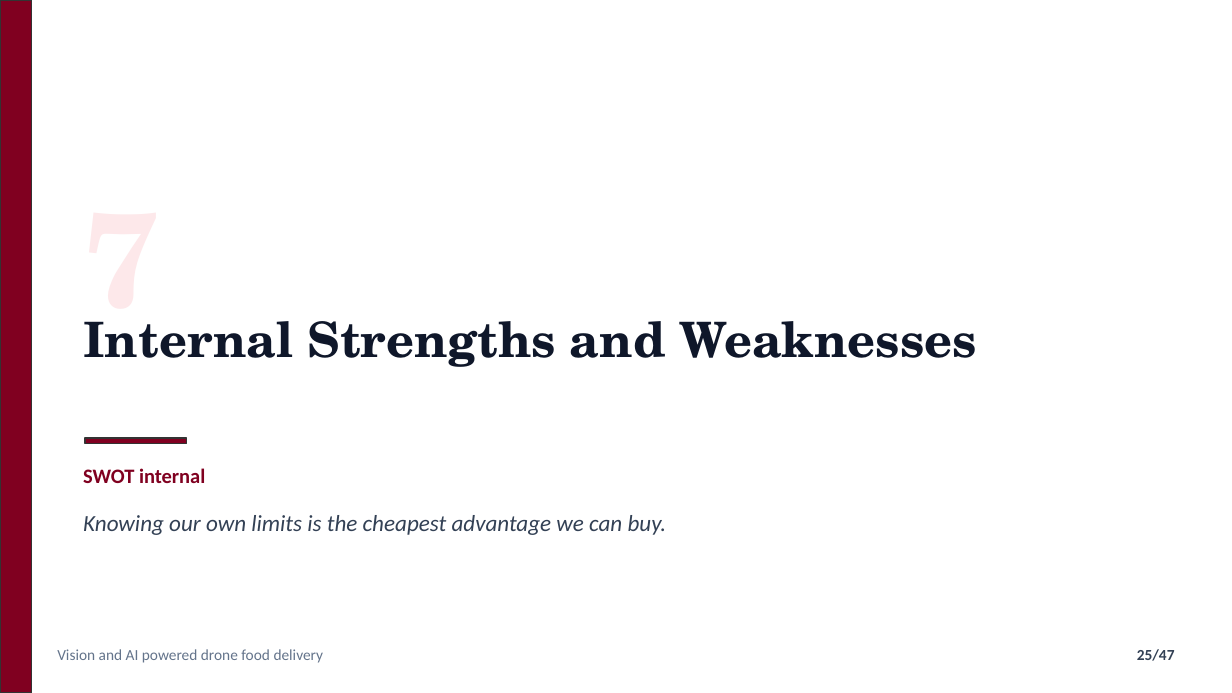
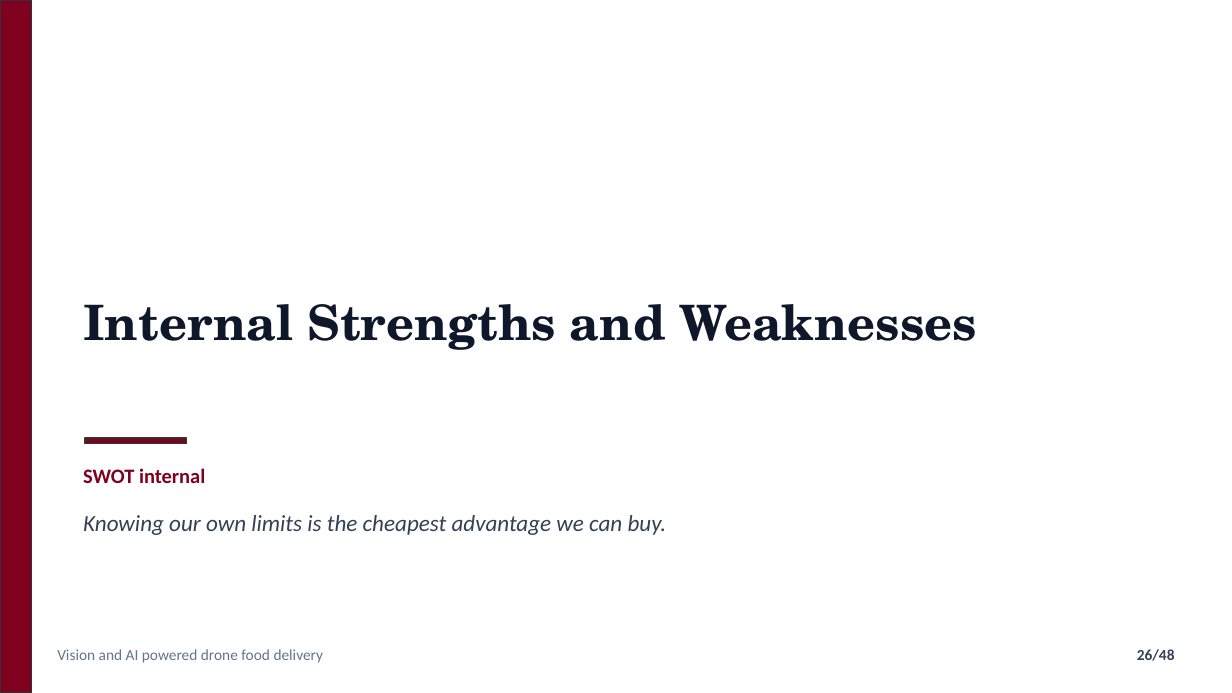
Before and after one commit to nafiskabbo/presentation-hum, a slide deck: slide 26 of output/AeroSetu_Group_Presentation-v1.pptx (slide 25 before the commit). Drawn at 1232x693 pixels with LibreOffice and Linux fonts; fonts in the diff are those of the drawing. Boxes give left, top, right and bottom in pixels: in the first picture for what was removed or moved away, otherwise in the second. Text is boxed around its words. In the diff, an @@ line names an element or a change of style, - is before the commit and + after.

```diff
--- a/output/AeroSetu_Group_Presentation-v1.pptx
+++ b/output/AeroSetu_Group_Presentation-v1.pptx
@@ text "Internal Strengths and Weaknesses": place and size @@
-text "Internal Strengths and Weaknesses" at (83, 321, 977, 367)
+text "Internal Strengths and Weaknesses" at (83, 304, 977, 350)
@@ text "Internal Strengths and Weaknesses" at (83, 304, 977, 350): vertical alignment top to middle @@
@@ text removed at (83, 321, 160, 351) @@
-7
@@ page number at (1137, 649, 1175, 661): text changed @@
-25/47
+26/48
```
Also in this commit, not shown: 13 other slides changed, 2 slides added, 1 slide removed, 5 other files.
